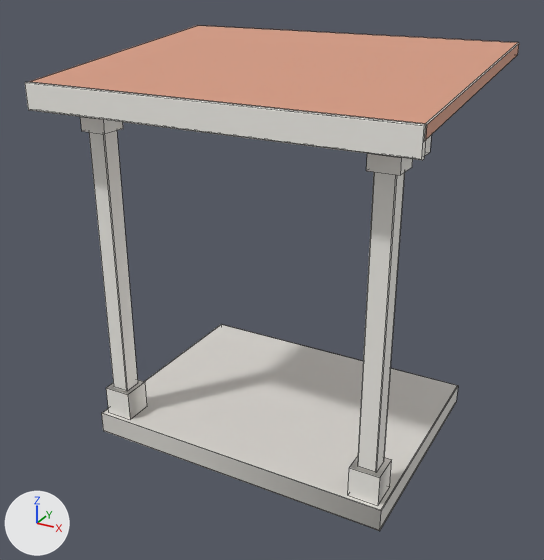
The OBJ model art/models/kit/kit_porch.obj as it was, and as the next commit left it.
Camera for both pictures: a 50 mm camera at (2.49, -5.65, 3.6) aimed at (0.01, -1.15, 1.35). Arrows for +X, +Y and +Z are at lower left; the lights stay in place. The first picture is the older version. Mesh edges are drawn as thin lines. Where no turn or scale is listed for an object, it has been applied to the vertices.

Before the edit, the objects in view are built like this:
```python
me_kit_porch = bpy.data.meshes.new('kit_porch')
me_kit_porch.from_pydata(...)  # 128 vertices, 92 faces; spans x -1.35..1.35, y -2.02..0.0, z 0.0..3.0
# faces by material slot: [80, 6, 6]
me_kit_porch.materials.append(mat_paint)  # white #f7f5ef
me_kit_porch.materials.append(mat_concrete)  # light grey #dddad4
me_kit_porch.materials.append(mat_roof_tile)  # beige #da9b81
ob_kit_porch = bpy.data.objects.new('kit_porch', me_kit_porch)
ob_kit_porch.location = (0.0, 0.0, 0.0)
```
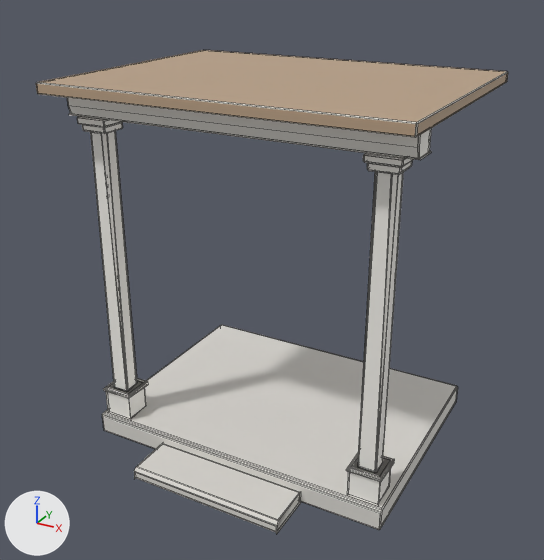
Location of each change, [x1, y1, x2, y2] in pixels of the pictures (544 x 560 px):
```json
{"object": "kit_porch", "change": "reshaped", "before": [25, 25, 519, 531], "after": [36, 50, 508, 534]}
{"part": 1, "of": "me_kit_porch", "change": "rebuilt", "before": [29, 25, 519, 140], "after": [36, 50, 508, 138], "on screen": "23% shorter"}
{"part": 2, "of": "me_kit_porch", "change": "rebuilt", "before": [106, 379, 147, 419], "after": [106, 381, 146, 420]}
{"part": 3, "of": "me_kit_porch", "change": "rebuilt", "before": [80, 117, 123, 134], "after": [82, 123, 123, 134], "on screen": "33% shorter"}
{"part": 4, "of": "me_kit_porch", "change": "rebuilt", "before": [348, 456, 392, 505], "after": [347, 460, 391, 506], "on screen": "6% shorter"}
{"part": 5, "of": "me_kit_porch", "change": "rebuilt", "before": [366, 154, 413, 175], "after": [367, 162, 412, 175], "on screen": "36% shorter"}
{"part": 6, "of": "me_kit_porch", "change": "added", "after": [134, 443, 301, 534]}
{"part": 7, "of": "me_kit_porch", "change": "added", "after": [77, 116, 122, 127]}
{"part": 8, "of": "me_kit_porch", "change": "added", "after": [363, 153, 415, 167]}
{"part": 9, "of": "me_kit_porch", "change": "added", "after": [103, 378, 148, 399]}
{"part": 10, "of": "me_kit_porch", "change": "added", "after": [346, 453, 395, 482]}
{"part": 11, "of": "me_kit_porch", "change": "deleted", "before": [25, 82, 427, 160]}
{"part": 12, "of": "me_kit_porch", "change": "cut back", "before": [89, 131, 458, 531], "after": [67, 98, 458, 530]}
```

The change, as JSON lines over the scene's bpy script:
```json
{"op": "add", "block": "mat_rafter", "code": ["mat_rafter = principled_material('rafter')", "mat_rafter.base_color = (0.5, 0.36, 0.24)  # beige #bca286"]}
{"block": "me_kit_porch", "where": "# used by ob_kit_porch; location = (0.0, 0.0, 0.0)"}
{"op": "remove", "block": "me_kit_porch", "code": "me_kit_porch.from_pydata(...)  # 128 vertices, 92 faces; spans x -1.35..1.35, y -2.02..0.0, z 0.0..3.0"}
{"op": "add", "block": "me_kit_porch", "code": "me_kit_porch.from_pydata(...)  # 490 vertices, 451 faces; spans x -1.3..1.3, y -2.16..0.0, z -0.01..2.8"}
{"block": "me_kit_porch", "change": "me_kit_porch part 1: the loose piece of 16 vertices spanning x -1.35..1.35, y -2.0..0.0, z 2.71..3.0 is rebuilt with 32 vertices and now spans x -1.3..1.3, y -1.98..0.0, z 2.72..2.8"}
{"block": "me_kit_porch", "change": "me_kit_porch part 2: the loose piece of 8 vertices spanning x -1.16..-0.94, y -1.76..-1.54, z 0.17..0.4 is rebuilt with 32 vertices and now spans x -1.17..-0.93, y -1.76..-1.54, z 0.16..0.41"}
{"block": "me_kit_porch", "change": "me_kit_porch part 3: the loose piece of 8 vertices spanning x -1.15..-0.95, y -1.75..-1.55, z 2.45..2.55 is rebuilt with 32 vertices and now spans x -1.15..-0.95, y -1.75..-1.55, z 2.45..2.5"}
{"block": "me_kit_porch", "change": "me_kit_porch part 4: the loose piece of 8 vertices spanning x 0.94..1.16, y -1.76..-1.54, z 0.17..0.4 is rebuilt with 32 vertices and now spans x 0.93..1.17, y -1.76..-1.54, z 0.16..0.41"}
{"block": "me_kit_porch", "change": "me_kit_porch part 5: the loose piece of 8 vertices spanning x 0.95..1.15, y -1.75..-1.55, z 2.45..2.55 is rebuilt with 32 vertices and now spans x 0.95..1.15, y -1.75..-1.55, z 2.45..2.5"}
{"block": "me_kit_porch", "change": "me_kit_porch part 6: a new loose piece of 36 vertices spanning x -0.6..0.6, y -2.16..-1.79, z -0.01..0.09"}
{"block": "me_kit_porch", "change": "me_kit_porch part 7: a new loose piece of 32 vertices spanning x -1.18..-0.92, y -1.77..-1.53, z 2.49..2.56, in mat_paint (white #f7f5ef)"}
{"block": "me_kit_porch", "change": "me_kit_porch part 8: a new loose piece of 32 vertices spanning x 0.92..1.18, y -1.77..-1.53, z 2.49..2.56, in mat_paint (white #f7f5ef)"}
{"block": "me_kit_porch", "change": "me_kit_porch part 9: a new loose piece of 24 vertices spanning x -1.17..-0.93, y -1.77..-1.52, z 0.37..0.4, in mat_paint (white #f7f5ef)"}
{"block": "me_kit_porch", "change": "me_kit_porch part 10: a new loose piece of 24 vertices spanning x 0.93..1.17, y -1.77..-1.52, z 0.37..0.4, in mat_paint (white #f7f5ef)"}
{"block": "me_kit_porch", "change": "me_kit_porch part 11: the loose piece of 16 vertices spanning x -1.35..1.35, y -2.02..-1.98, z 2.62..2.8 is deleted"}
{"block": "me_kit_porch", "change": "me_kit_porch part 12: 4 vertices moved within x -1.12..1.11, y -1.59..-1.58, z 0.4; 50 vertices removed from x -1.25..1.25, y -1.8..0.0, z 0.0..2.72; 168 vertices added at x -1.26..1.26, y -1.8..0.0, z 0.01..2.72"}
{"op": "remove", "block": "me_kit_porch", "code": "me_kit_porch.materials.append(mat_roof_tile)  # beige #da9b81"}
{"op": "add", "block": "me_kit_porch", "code": "me_kit_porch.materials.append(mat_rafter)  # beige #bca286"}
```
